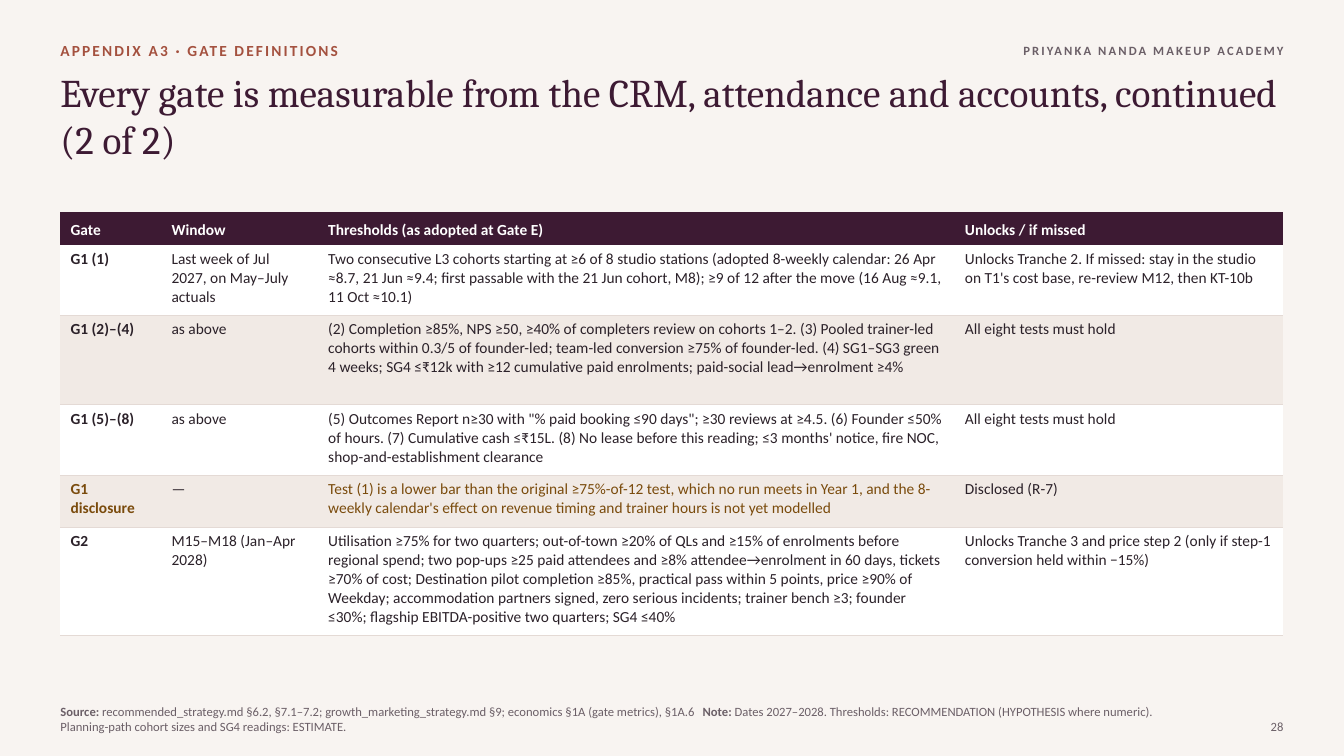
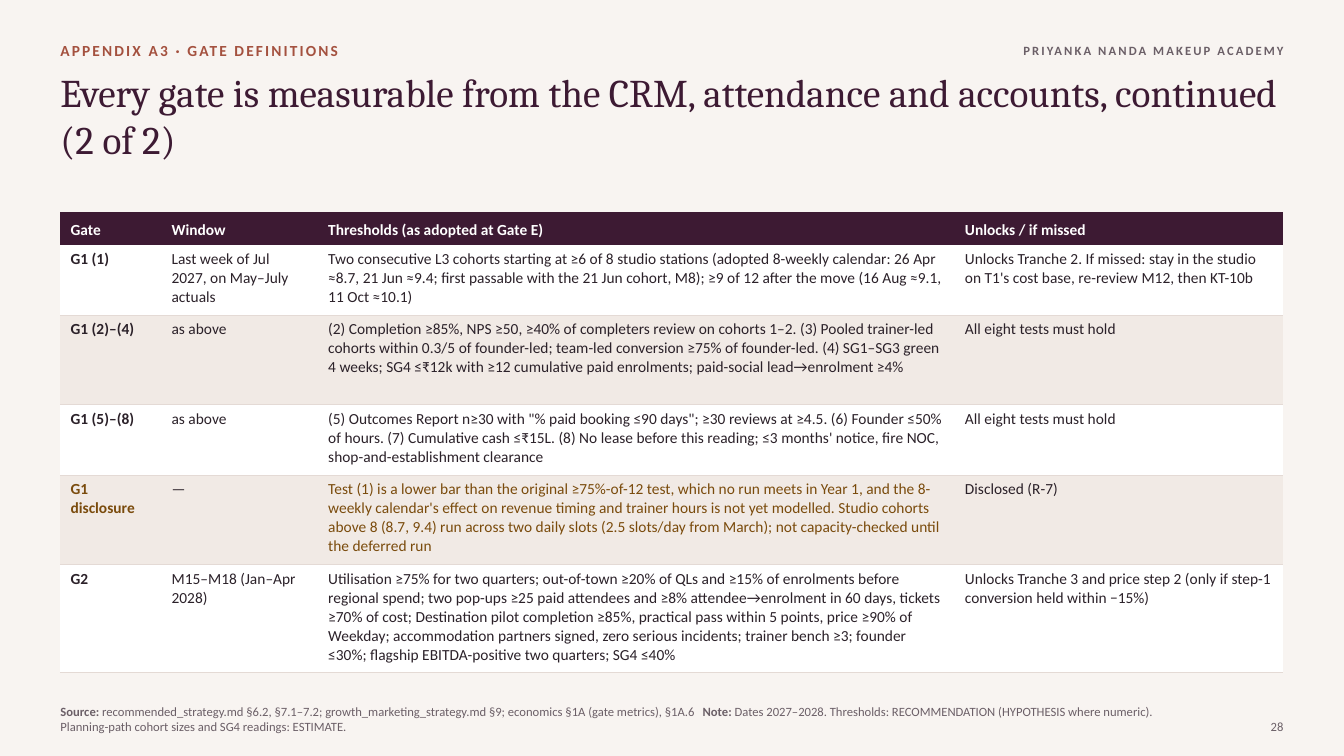
Before and after one commit to ravishchaaubey/apna-demo, a slide deck: slide 28 of priyanka_nanda_academy/final/Priyanka_Nanda_Academy_Growth_Strategy.pptx. Drawn at 1344x756 pixels with LibreOffice and Linux fonts; fonts in the diff are those of the drawing. Boxes give left, top, right and bottom in pixels: in the first picture for what was removed or moved away, otherwise in the second. Text is boxed around its words. In the diff, an @@ line names an element or a change of style, - is before the commit and + after.

```diff
--- a/priyanka_nanda_academy/final/Priyanka_Nanda_Academy_Growth_Strategy.pptx
+++ b/priyanka_nanda_academy/final/Priyanka_Nanda_Academy_Growth_Strategy.pptx
@@ table at box(60, 212, 1284, 667) @@
-row 5, column 3: Test (1) is a lower bar than the original ≥75%-of-12 test, which no run meets in Year 1, and the 8-weekly calendar's effect on revenue timing and trainer hours is not yet modelled
+row 5, column 3: Test (1) is a lower bar than the original ≥75%-of-12 test, which no run meets in Year 1, and the 8-weekly calendar's effect on revenue timing and trainer hours is not yet modelled. Studio cohorts above 8 (8.7, 9.4) run across two daily slots (2.5 slots/day from March); not capacity-checked until the deferred run
```
Also in this commit, not shown: 28 other slides changed, 7 other files.
